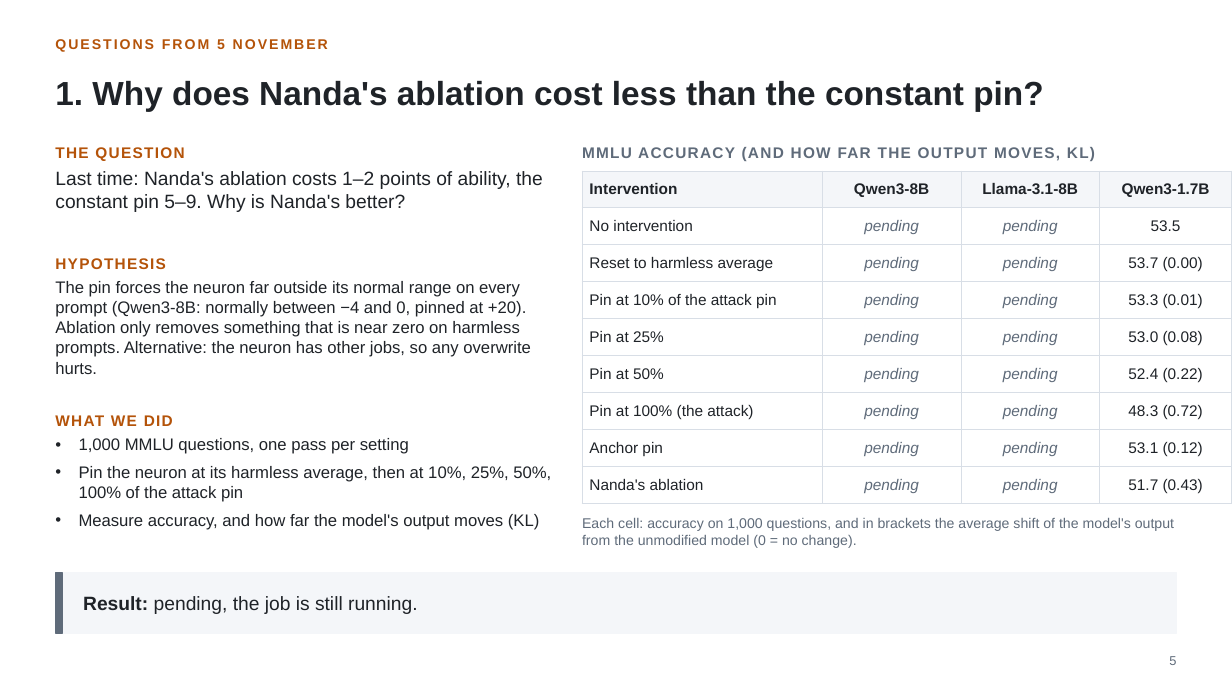
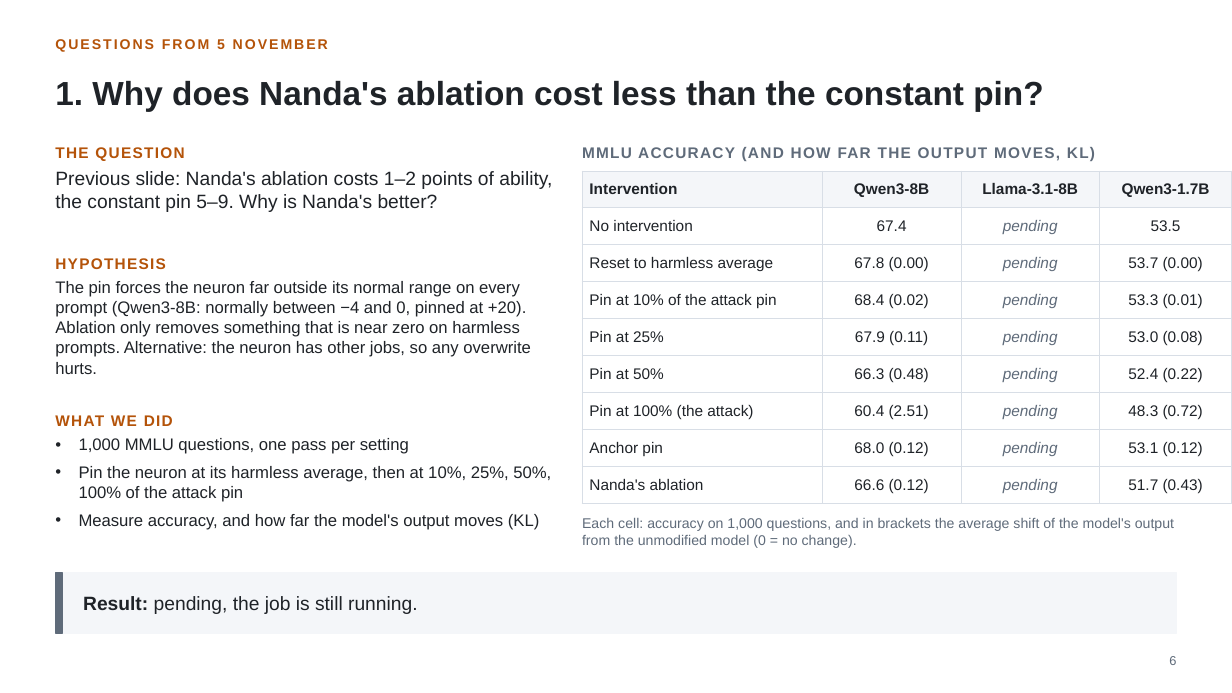
Before and after one commit to fjoad/refusal-neurons, a slide deck: slide 6 of slides/refusal_neurons_2026-11-12.pptx (slide 5 before the commit). Drawn at 1232x693 pixels with LibreOffice and Linux fonts; fonts in the diff are those of the drawing. Boxes give left, top, right and bottom in pixels: in the first picture for what was removed or moved away, otherwise in the second. Text is boxed around its words. In the diff, an @@ line names an element or a change of style, - is before the commit and + after.

```diff
--- a/slides/refusal_neurons_2026-11-12.pptx
+++ b/slides/refusal_neurons_2026-11-12.pptx
@@ text at (55, 171, 552, 212): text changed @@
-Last time: Nanda's ablation costs 1–2 points of ability, the constant pin 5–9. Why is Nanda's better?
+Previous slide: Nanda's ablation costs 1–2 points of ability, the constant pin 5–9. Why is Nanda's better?
@@ table at (582, 171, 1232, 498) @@
-row 2, column 2: pending
+row 2, column 2: 67.4
-row 3, column 2: pending
+row 3, column 2: 67.8 (0.00)
-row 4, column 2: pending
+row 4, column 2: 68.4 (0.02)
-row 5, column 2: pending
+row 5, column 2: 67.9 (0.11)
-row 6, column 2: pending
+row 6, column 2: 66.3 (0.48)
-row 7, column 2: pending
+row 7, column 2: 60.4 (2.51)
-row 8, column 2: pending
+row 8, column 2: 68.0 (0.12)
-row 9, column 2: pending
+row 9, column 2: 66.6 (0.12)
```
Also in this commit, not shown: 13 other slides changed, 5 slides added, 12 other files.
